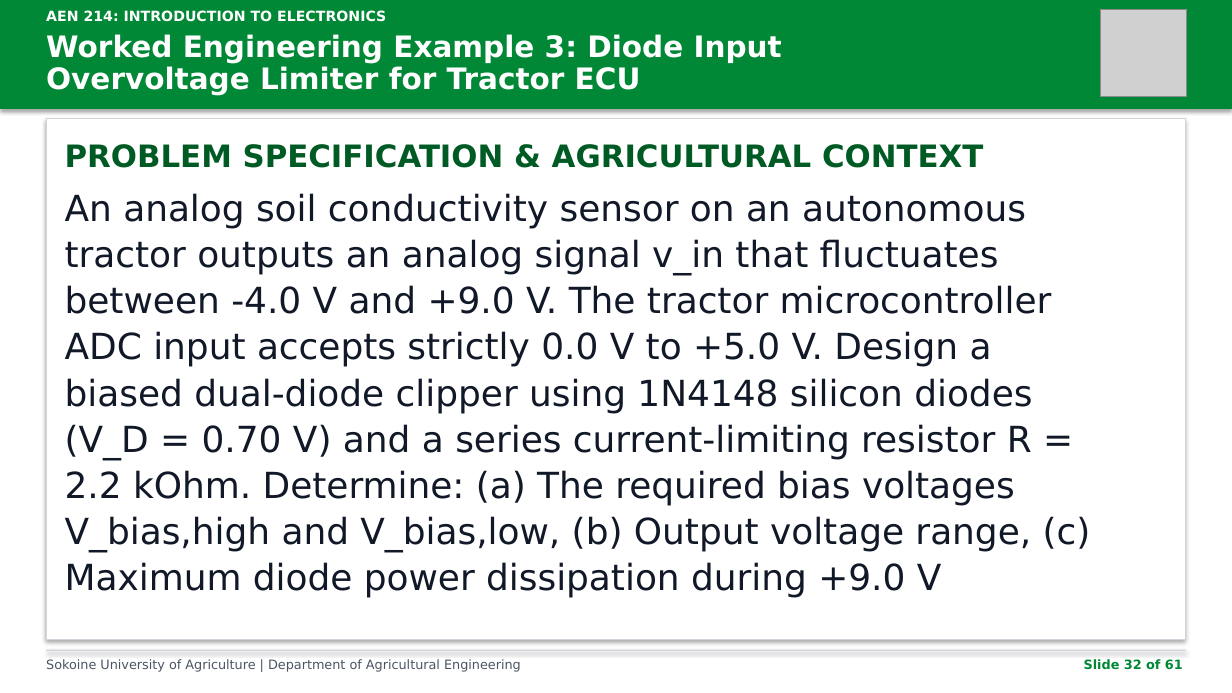
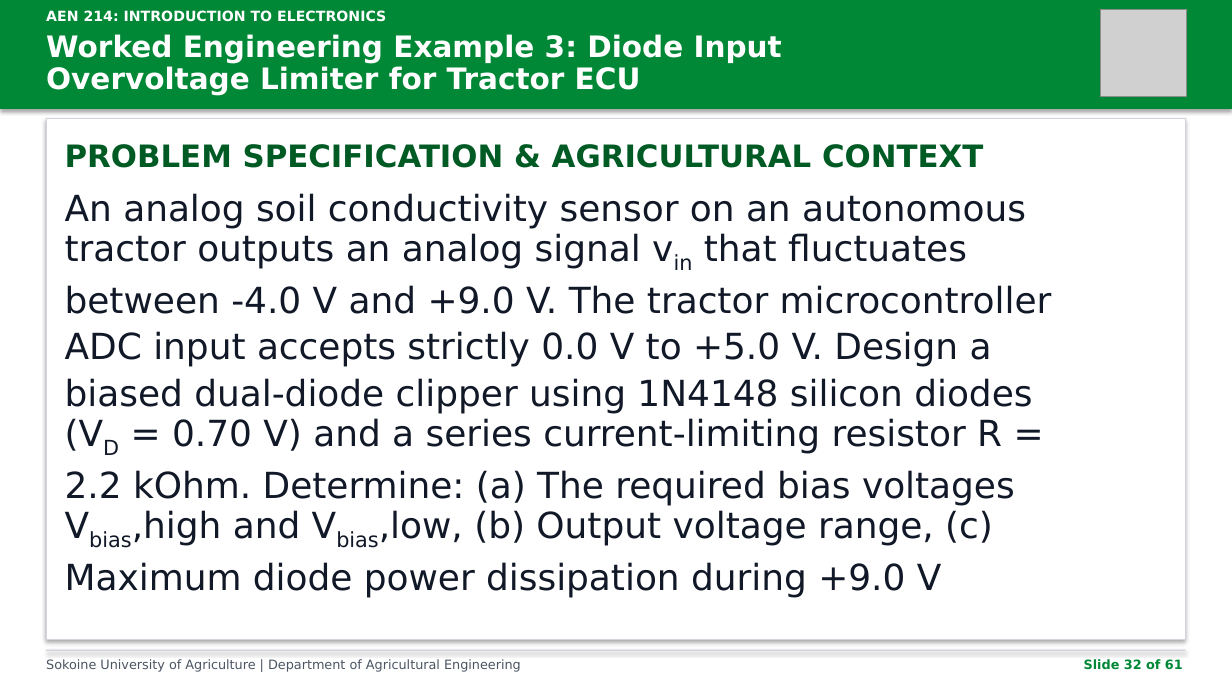
Before and after one commit to kadefue/Course_Notes, a slide deck: slide 32 of AEN 214/Lectures/AEN_214_Lecture_3.pptx. Drawn at 1232x693 pixels with LibreOffice and Linux fonts; fonts in the diff are those of the drawing; grey boxes stand for pictures. Boxes give left, top, right and bottom in pixels: in the first picture for what was removed or moved away, otherwise in the second. Text is boxed around its words. In the diff, an @@ line names an element or a change of style, - is before the commit and + after.

```diff
--- a/AEN 214/Lectures/AEN_214_Lecture_3.pptx
+++ b/AEN 214/Lectures/AEN_214_Lecture_3.pptx
@@ text at box(65, 193, 1052, 598): text changed @@
-An analog soil conductivity sensor on an autonomous
-tractor outputs an analog signal v_in that fluctuates
-between -4.0 V and +9.0 V. The tractor microcontroller
-ADC input accepts strictly 0.0 V to +5.0 V. Design a
-biased dual-diode clipper using 1N4148 silicon diodes
-(V_D = 0.70 V) and a series current-limiting resistor R =
-2.2 kOhm. Determine: (a) The required bias voltages
-V_bias,high and V_bias,low, (b) Output voltage range, (c)
-Maximum diode power dissipation during +9.0 V
+An analog soil conductivity sensor on an autonomous
+tractor outputs an analog signal vin that fluctuates
+between -4.0 V and +9.0 V. The tractor microcontroller
+ADC input accepts strictly 0.0 V to +5.0 V. Design a
+biased dual-diode clipper using 1N4148 silicon diodes
+(VD = 0.70 V) and a series current-limiting resistor R =
+2.2 kOhm. Determine: (a) The required bias voltages
+Vbias,high and Vbias,low, (b) Output voltage range, (c)
+Maximum diode power dissipation during +9.0 V
```
Also in this commit, not shown: 42 other slides changed, 20 other files.
